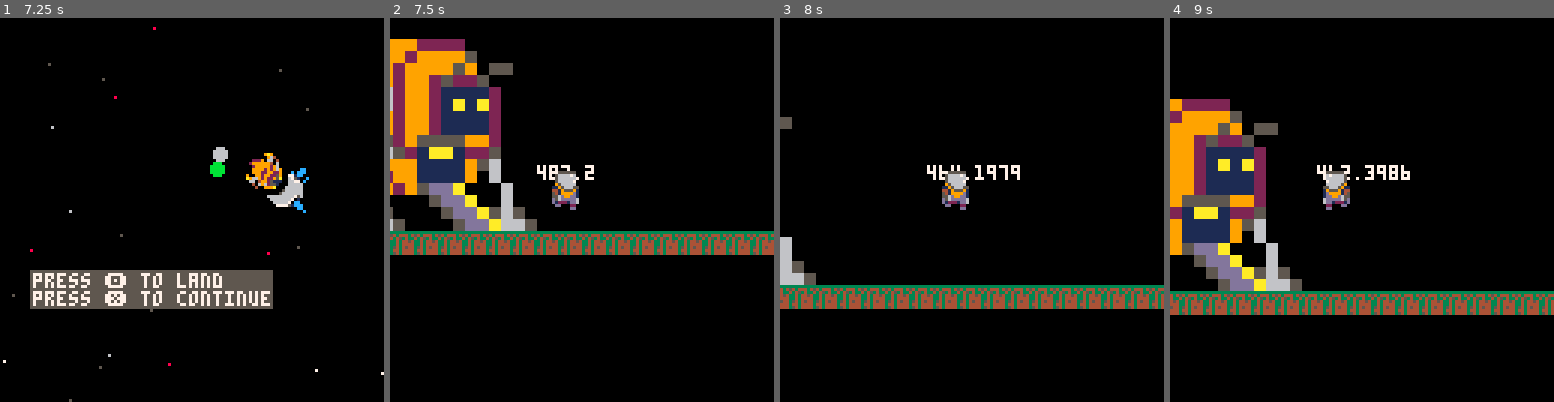
Above: before the commit, frames 1-4 (left to right).
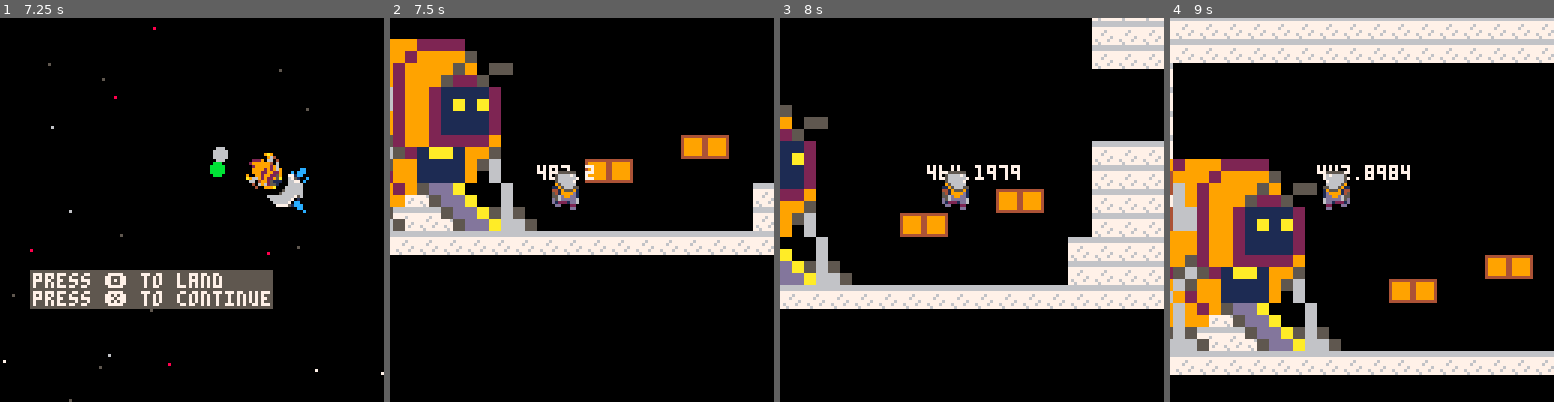
Above: after the commit, the same moments.

Repository: FrederikHR/GDB
Game: PICO-8 cartridge OW/ow.p8
The game is run twice, just before and just after one commit, with the same random seed, the same clock (stepped at 60 frames per second) and the same inputs.
Inputs:
- Up to frame 1 (7.25 s): tap X (X key) at 0.33, 1.07, 1.85, 2.97, 4.08, 5.2, 6.32 s; tap O (Z key) at 0.7, 1.7, 2.1, 2.5, 2.9, 3.3, 3.7, 4.1, 4.5, 4.9, 5.3, 5.7, 6.1, 6.5, 6.9 s; hold Right 1.6-2.1 s; hold Up 2.15-2.42 s; hold Right 2.47-3.03 s; hold Left 3.08-3.58 s; hold Right 4.02-4.68 s; hold Up 4.73-5.03 s; hold Left 5.08-5.68 s; hold Right 6.08-6.58 s; hold Right 6.63-7.13 s; hold Up from 7.18 s (still down)
- Up to frame 2 (7.5 s): tap O (Z key) at 7.3 s; tap X (X key) at 7.43 s; release Up at 7.45 s
- Up to frame 3 (8 s): hold Right from 7.5 s (still down); tap O (Z key) at 7.7 s
- Up to frame 4 (9 s): release Right at 8.07 s; tap O (Z key) at 8.1, 8.5, 8.9 s; hold Left 8.12-8.62 s; tap X (X key) at 8.55 s

Frame 1 is identical in both runs. In frame 2, 11% of the frame differs, in the area x 0-100%, y 14-62%; in frame 3, 22%; in frame 4, 43%, in the area x 0-100%, y 0-93%.

Commit message:
more tiles + first lvls

Diff:
--- a/OW/ow.p8
+++ b/OW/ow.p8
@@ -560,7 +560,7 @@
 
 end
 function draw_astronaut()
-	sp = 103
+	sp = 108
 	print(a.y, a.x, a.y)
 	sx, sy = (sp % 16) * 8, flr(sp \ 16) * 8
 	spr(abs(a.spr), a.x, a.y, a.size, a.size,a.flp!=(a.spr<0))
@@ -920,49 +920,49 @@
 
 
 __gff__
-0000000000000000000000000000000000000000000000000000000000000000000000000000000000000000000000000000000000000000000000000000000000000000000003030303030300000000000000000000000000030300000000000101010000000000000000000000000000000000000000000000000000000000
+0000000000000000000000000000000000000000000000000000000000000000000000000000000000000000000000000000000000000000000000000000000000000000000000030000000003030000000000000000000000030303030300000300000000000300000303000000000000000300000000000000000000000000
 0000000000000000000000000000000000000000000000000000000000000000000000000000000000000000000000000000000000000000000000000000000000000000000000000000000000000000000000000000000000000000000000000000000000000000000000000000000000000000000000000000000000000000
 __map__
-4b4b00000000000000000000000000000000000000000000000000000000000000000000000000000000000000000000000000000000000000000000000000004b000000000000000000000000000000000000000000000000000000000000000000000000000000000000000000000000000000000000000000000000000000
-000000000000000000000000000000000000000000000000000000000000000000000000000000000000000000000000000000000000000000000000000000004b000000000000000000000000000000000000000000000000000000000000000000000000000000000000000000000000000000000000000000000000000000
-000000000000000000000000000000000000000000000000000000000000000000000000000000000000000000000000000000000000000000000000000000004b000000000000000000000000000000000000000000000000000000000000000000000000000000000000000000000000000000000000000000000000000000
-000000000000000000000000000000000000000000000000000000000000000000000000000000000000000000000000000000000000000000000000000000004b000000000000000000000000000000000000000000000000000000000000000000000000000000000000000000000000000000000000000000000000000000
-000000000000000000000000000000000000000000000000000000000000000000000000000000000000000000000000000000000000000000000000000000004b000000000000000000000000000000000000000000000000000000000000000000000000000000000000000000000000000000000000000000000000000000
-000000000000000000000000000000000000000000000000000000000000000000000000000000000000000000000000000000000000000000000000000000004b000000000000000000000000000000000000000000000000000000000000000000000000000000000000000000000000000000000000000000000000000000
-000000000000000000000000000000000000000000000000000000000000000000000000000000000000000000000000000000000000000000000000000000004b000000000000000000000000000000000000000000000000000000000000000000000000000000000000000000000000000000000000000000000000000000
-000000000000000000000000000000000000000000000000000000000000000000000000000000000000000000000000000000000000000000000000000000004b000000000000000000000000000000000000000000000000000000000000000000000000000000000000000000000000000000000000000000000000000000
-000000000000000000000000000000000000000000000000000000000000000000000000000000000000000000000000000000000000000000000000000000004b000000000000000000000000000000000000000000000000000000000000000000000000000000000000000000000000000000000000000000000000000000
-000000000000000000000000000000000000000000000000000000000000000000000000000000000000000000000000000000000000000000000000000000004b000000000000000000000000000000000000000000000000000000000000000000000000000000000000000000000000000000000000000000000000000000
-000000000000000000000000000000000000000000000000000000000000000000000000000000000000000000000000000000000000000000000000000000004b000000000000000000000000000000000000000000000000000000000000000000000000000000000000000000000000000000000000000000000000000000
-000000000000000000000000000000000000000000000000000000000000000000000000000000000000000000000000000000000000000000000000000000004b000000000000000000000000000000000000000000000000000000000000000000000000000000000000000000000000000000000000000000000000000000
-000000000000000000000000000000000000000000000000000000000000000000000000000000000000000000000000000000000000000000000000000000004b000000000000000000000000000000000000000000000000000000000000000000000000000000000000000000000000000000000000000000000000000000
-000000000000000000000000000000000000000000000000000000000000000000000000000000000000000000000000000000000000000000000000000000004b000000000000000000000000000000000000000000000000000000000000000000000000000000000000000000000000000000000000000000000000000000
-000000000000000000000000000000000000000000000000000000000000000000000000000000000000000000000000000000000000000000000000000000004b000000000000000000000000000000000000000000000000000000000000000000000000000000000000000000000000000000000000000000000000000000
-000000000000000000000000000000000000000000000000000000000000000000000000000000000000000000000000000000000000000000000000000000004b000000000000000000000000000000000000000000000000000000000000000000000000000000000000000000000000000000000000000000000000000000
-000000000000000000000000000000000000000000000000000000000000000000000000000000000000000000000000000000000000000000000000000000004b000000000000000000000000000000000000000000000000000000000000000000000000000000000000000000000000000000000000000000000000000000
-000000000000000000000000000000000000000000000000000000000000000000000000000000000000000000000000000000000000000000000000000000004b000000000000000000000000000000000000000000000000000000000000000000000000000000000000000000000000000000000000000000000000000000
-000000000000000000000000000000000000000000000000000000000000000000000000000000000000000000000000000000000000000000000000000000004b000000000000000000000000000000000000000000000000000000000000000000000000000000000000000000000000000000000000000000000000000000
-000000000000000000000000000000000000000000000000000000000000000000000000000000000000000000000000000000000000000000000000000000004b000000000000000000000000000000000000000000000000000000000000000000000000000000000000000000000000000000000000000000000000000000
-000000000000000000000000000000000000000000000000000000000000000000000000000000000000000000000000000000000000000000000000000000004b000000000000000000000000000000000000000000000000000000000000000000000000000000000000000000000000000000000000000000000000000000
-000000000000000000000000000000000000000000000000000000000000000000000000000000000000000000000000000000000000000000000000000000004b000000000000000000000000000000000000000000000000000000000000000000000000000000000000000000000000000000000000000000000000000000
-000000000000000000000000000000000000000000000000000000000000000000000000000000000000000000000000000000000000000000000000000000004b000000000000000000000000000000000000000000000000000000000000000000000000000000000000000000000000000000000000000000000000000000
-000000000000000000000000000000000000000000000000000000000000000000000000000000000000000000000000000000000000000000000000000000004b000000000000000000000000000000000000000000000000000000000000000000000000000000000000000000000000000000000000000000000000000000
-000000000000000000000000000000000000000000000000000000000000000000000000000000000000000000000000000000000000000000000000000000004b000000000000000000000000000000000000000000000000000000000000000000000000000000000000000000000000000000000000000000000000000000
-000000000000000000000000000000000000000000000000000000000000000000000000000000000000000000000000000000000000000000000000000000004b000000000000000000000000000000000000000000000000000000000000000000000000000000000000000000000000000000000000000000000000000000
-000000000000000000000000000000000000000000000000000000000000000000000000000000000000000000000000000000000000000000000000000000004b000000000000000000000000000000000000000000000000000000000000000000000000000000000000000000000000000000000000000000000000000000
-000000000000000000000000000000000000000000000000000000000000000000000000000000000000000000000000000000000000000000000000000000004b000000000000000000000000000000000000000000000000000000000000000000000000000000000000000000000000000000000000000000000000000000
-000000000000000000000000000000000000000000000000000000000000000000000000000000000000000000000000000000000000000000000000000000004b000000000000000000000000000000000000000000000000000000000000000000000000000000000000000000000000000000000000000000000000000000
-000000000000000000000000000000000000000000000000000000000000000000000000000000000000000000000000000000000000000000000000000000004b000000000000000000000000000000000000000000000000000000000000000000000000000000000000000000000000000000000000000000000000000000
-000000000000000000000000000000000000000000000000000000000000000000000000000000000000000000000000000000000000000000000000000000004b000000000000000000000000000000000000000000000000000000000000000000000000000000000000000000000000000000000000000000000000000000
-000000000000000000000000000000000000000000000000000000000000000000000000000000000000000000000000000000000000000000000000000000004b000000000000000000000000000000000000000000000000000000000000000000000000000000000000000000000000000000000000000000000000000000
-…(11 lines of a section not shown)…
+4b4b00000000000000000000000000000000000000000000000000000000000000000000000000000000000000000000000000000000000000000000000000004b595959595959595959595959595959595959595959595959595959595959595959595959595959595959595959595959595959595959595959595959595959
+000000000000000000000000000000000000000000000000000000000000000000000000000000000000000000000000000000000000000000000000000000004b590000000000000000000000000000000000000000000000000000000000000000000000000000000000000000000000000000000000000000000000000059
+000000000000000000000000000000000000000000000000000000000000000000000000000000000000000000000000000000000000000000000000000000004b590000000000000000000000000000000000000000000000000000000000000000000000000000000000000000000000000000000000000000000000000059
+000000000000000000000000000000000000000000000000000000000000000000000000000000000000000000000000000000000000000000000000000000004b590000000000000000000000000000000000000000000000000000000000000000000000000000000000000000000000000000000000000000000000000059
+000000000000000000000000000000000000000000000000000000000000000000000000000000000000000000000000000000000000000000000000000000004b590000000000000000000000000000000000000000000000000000000000000000000000000000000000000000000000000000000000000000000000000059
+000000000000000000000000000000000000000000000000000000000000000000000000000000000000000000000000000000000000000000000000000000004b590000000000000000000000000000000000000000000000000000000000000000000000000000000000000000000000000000000000000000000000000059
+000000000000000000000000000000000000000000000000000000000000000000000000000000000000000000000000000000000000000000000000000000004b590000000000000000000000000000000000000000000000000000000000000000000000000000000000000000000000000000000000000000000000000059
+000000000000000000000000000000000000000000000000000000000000000000000000000000000000000000000000000000000000000000000000000000004b590000000000000000000000000000000000000000000000000000000000000000000000000000000000000000000000000000000000000000000000000059
+000000000000000000000000000000000000000000000000000000000000000000000000000000000000000000000000000000000000000000000000000000004b590000000000000000000000000000000000000000000000000000000000000000000000000000000000000000000000000000000000000000000000000059
+000000000000000000000000000000000000000000000000000000000000000000000000000000000000000000000000000000000000000000000000000000004b590000000000000000000000000000000000000000000000000000000000000000000000000000000000000000000000000000000000000000000000000059
+000000000000000000000000000000000000000000000000000000000000000000000000000000000000000000000000000000000000000000000000000000004b590000000000000000000000000000000000000000000000000000000000000000000000000000000000000000000000000000000000000000000000000059
+000000000000000000000000000000000000000000000000000000000000000000000000000000000000000000000000000000000000000000000000000000004b590000000000000000000000000000000000000000000000000000000000000000000000000000000000000000000000000000000000000000000000000059
+000000000000000000000000000000000000000000000000000000000000000000000000000000000000000000000000000000000000000000000000000000004b590000000000000000000000000000000000000000000000000000000000000000000000000000000000000000000000000000000000000000000000000059
+000000000000000000000000000000000000000000000000000000000000000000000000000000000000000000000000000000000000000000000000000000004b590000000000000000000000000000000000000000000000000000000000000000000000000000000000000000000000000000000000000000000000000059
+000000000000000000000000000000000000000000000000000000000000000000000000000000000000000000000000000000000000000000000000000000004b590000000000000000000000000000000000000000000000000000000000000000000000000000000000000000000000000000000000000000000000000059
+000000000000000000000000000000000000000000000000000000000000000000000000000000000000000000000000000000000000000000000000000000004b590000000000000000000000000000000000000000000000000000000000000000000000000000000000000000000000000000000000000000000000000059
+000000000000000000000000000000000000000000000000000000000000000000000000000000000000000000000000000000000000000000000000000000004b590000000000000000000000000000000000000000000000000000000000000000000000000000000000000000000000000000000000000000000000000059
+000000000000000000000000000000000000000000000000000000000000000000000000000000000000000000000000000000000000000000000000000000004b590000000000000000000000000000000000000000000000000000000000000000000000000000000000000000000000000000000000000000000000000059
+000000000000000000000000000000000000000000000000000000000000000000000000000000000000000000000000000000000000000000000000000000004b590000000000000000000000000000000000000000000000000000000000000000000000000000000000000000000000000000000000000000000000000059
+000000000000000000000000000000000000000000000000000000000000000000000000000000000000000000000000000000000000000000000000000000004b590000000000000000000000000000000000000000000000000000000000000000000000000000000000000000000000000000000000000000000000000059
+000000000000000000000000000000000000000000000000000000000000000000000000000000000000000000000000000000000000000000000000000000004b590000000000000000000000000000000000000000000000000000000000000000000000000000000000000000000000000000000000000000000000000059
+000000000000000000000000000000000000000000000000000000000000000000000000000000000000000000000000000000000000000000000000000000004b590000000000000000000000000000000000000000000000000000000000000000000000000000000000000000000000000000000000000000000000000059
+000000000000000000000000000000000000000000000000000000000000000000000000000000000000000000000000000000000000000000000000000000004b590000000000000000000000000000000000000000000000000000000000000000000000000000000000000000000000000000000000000000000000000059
+000000000000000000000000000000000000000000000000000000000000000000000000000000000000000000000000000000000000000000000000000000004b590000000000000000000000000000000000000000000000000000000000000000000000000000000000000000000000000000000000000000000000000059
+000000000000000000000000000000000000000000000000000000000000000000000000000000000000000000000000000000000000000000000000000000004b590000000000000000000000000000000000000000000000000000000000000000000000000000000000000000000000000000000000000000000000000059
+000000000000000000000000000000000000000000000000000000000000000000000000000000000000000000000000000000000000000000000000000000004b590000000000000000000000000000000000000000000000000000000000000000000000000000000000000000000000000000000000000000000000000059
+000000000000000000000000000000000000000000000000000000000000000000000000000000000000000000000000000000000000000000000000000000004b590000000000000000000000000000000000000000000000000000000000000000000000000000000000000000000000000000000000000000000000000059
+000000000000000000000000000000000000000000000000000000000000000000000000000000000000000000000000000000000000000000000000000000004b590000000000000000000000000000000000000000000000000000000000000000000000000000000000000000000000000000000000000000000000000059
+000000000000000000000000000000000000000000000000000000000000000000000000000000000000000000000000000000000000000000000000000000004b660000000000000000000000000000000000000000000000000000000000000000000000000000000000000000000000000000000000000000000000000059
+000000000000000000000000000000000000000000000000000000000000000000000000000000000000000000000000000000000000000000000000000000004b590000000000000000666600000000000000000000000000000000000000000000000000000000000000000000000000000000000000000000000000000059
+000000000000000000000000000000000000000000000000000000000000000000000000000000000000000000000000000000000000000000000000000000004b660000000000000066666600000000000000000000000000000000000000000000000000000000000000000000000000000000000000000000000000000059
+000000000000000000000000000000000000000000000000000000000000000000000000000000000000000000000000000000000000000000000000000000004b595959595959595959595959595959595959595959595959595959595959595959595959595959595959595959595959595959595959595959595959595959
+…(11 lines of a section not shown)…
Not shown, changed: 94 lines of the sprite sheet (__gfx__) section of OW/ow.p8
